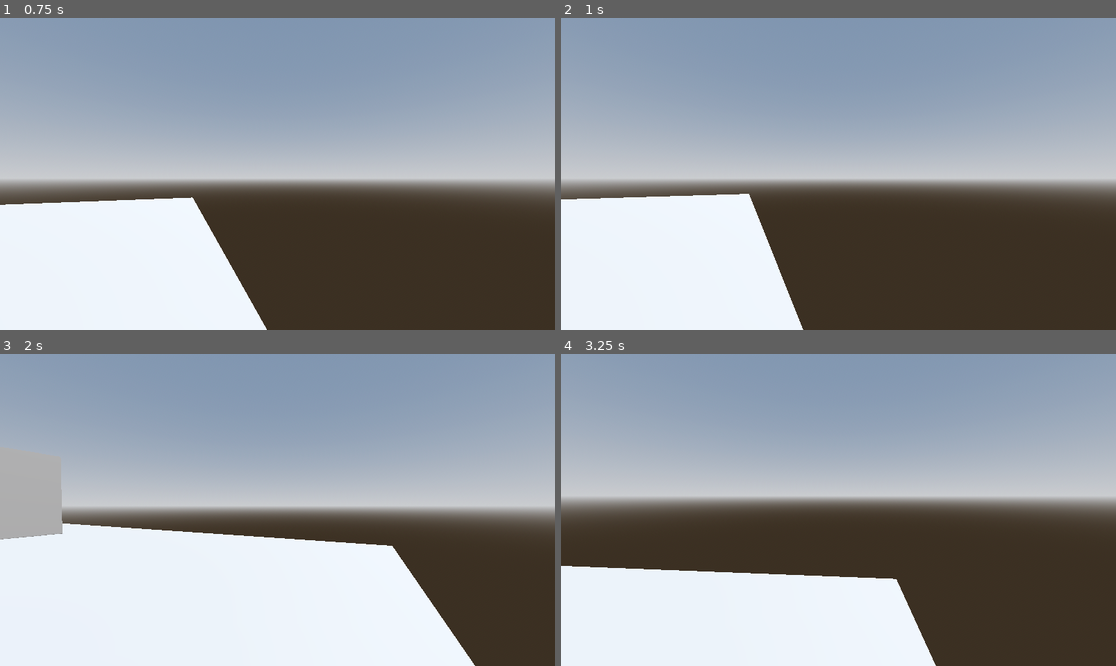
Above: before the commit, frames 1-4 (two rows, left to right).
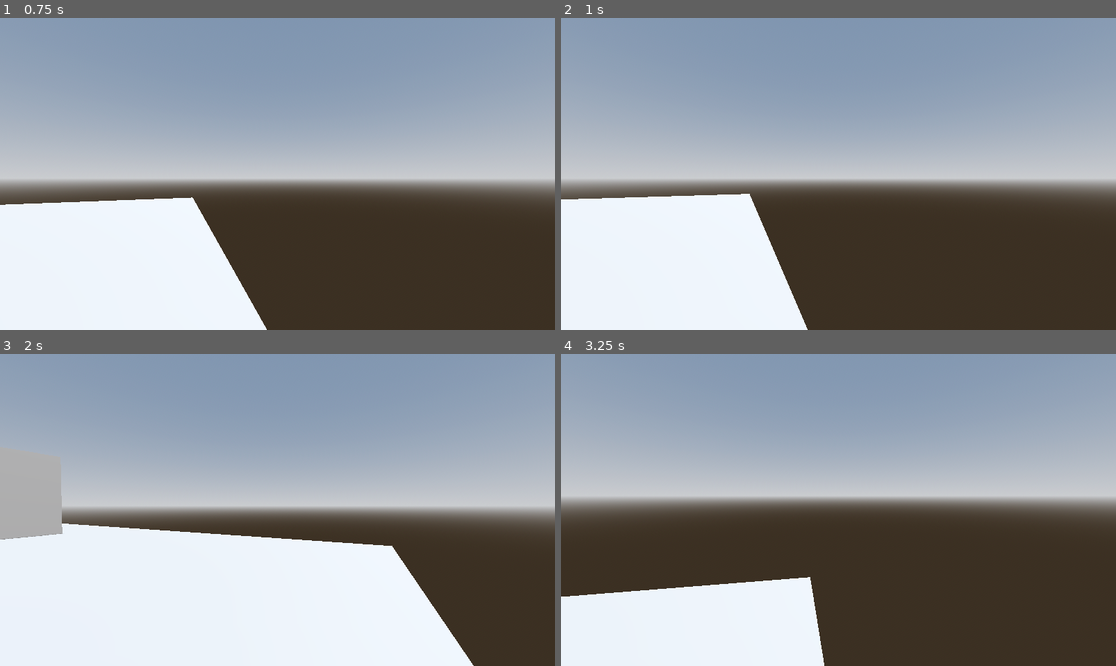
Above: after the commit, the same moments.

Repository: Daniel-Geo/medieval-adventure
Game: Godot game, scene res://scenes/main.tscn
The game is run twice, just before and just after one commit, with the same random seed, the same clock (stepped at 60 frames per second) and the same inputs.
Inputs (mouse positions are in pixels of both pictures, inside the frame that each line leads up to):
- Up to frame 1 (0.75 s): tap Enter (ui_accept) at 0.5 s; move the mouse to (305, 174) at 0.52 s; hold W (forward) from 0.53 s (still down); hold Q (crouch) from 0.53 s (still down)
- Up to frame 2 (1 s): keep holding W (forward); keep holding Q (crouch); tap Enter (ui_accept) at 0.77 s; tap Shift (sprint) at 0.8 s
- Up to frame 3 (2 s): keep holding W (forward); tap Enter (ui_accept) at 1.07, 1.52, 1.82 s; move the mouse to (249, 510) at 1.27 s; release Q (crouch) at 1.28 s; tap Shift (sprint) at 1.35 s; tap Alt (free_look, bound only after the commit) at 1.55 s
- Up to frame 4 (3.25 s): keep holding W (forward); move the mouse to (849, 503) at 2.02 s; hold Alt (free_look, bound only after the commit) 2.03-2.78 s; tap Enter (ui_accept) at 2.3, 2.85, 3.02 s; move the mouse to (832, 516) at 2.77 s; tap Q (crouch) at 3.05 s

Frame 1 is identical in both runs. In frame 2, 0.2% of the frame differs, in the area x 2-45%, y 56-100%; in frame 3, 0.1%; in frame 4, 7.4%, in the area x 0-68%, y 67-100%.

Commit message:
Add free-look, sliding and head-bobbing to player
Adds a free-look input mapping and implements sliding plus head-bobbing features. Restructures player scene nodes (adds Neck and Eyes, re-parents Camera3D). Revamps scripts/player.gd with new state flags (free_looking, sliding, walking, sprinting, crouching), slide timing/speed, camera tilt during free-look/slide, head-bobbing variables/logic, and refined movement/crouch handling. Changes are scoped to the player movement/camera behavior.

Diff:
--- a/project.godot
+++ b/project.godot
@@ -58,6 +58,11 @@
 "events": [Object(InputEventKey,"resource_local_to_scene":false,"resource_name":"","device":-1,"window_id":0,"alt_press …(192 unchanged characters)…
 ]
 }
+free_look={
+"deadzone": 0.2,
+"events": [Object(InputEventKey,"resource_local_to_scene":false,"resource_name":"","device":-1,"window_id":0,"alt_pressed":false,"shift_pressed":false,"ctrl_pressed":false,"meta_pressed":false,"pressed":false,"keycode":0,"physical_keycode":4194328,"key_label":0,"unicode":0,"location":0,"echo":false,"script":null)
+]
+}
 
 [physics]
 
--- a/scenes/player.tscn
+++ b/scenes/player.tscn
@@ -14,7 +14,11 @@
 transform = Transform3D(1, 0, 0, 0, 1, 0, 0, 0, 1, 0, -1, 0)
 target_position = Vector3(0, 2, 0)
 
-[node name="Head" type="Node3D" parent="." unique_id=1377671721]
+[node name="Neck" type="Node3D" parent="." unique_id=532294666]
 transform = Transform3D(1, 0, 0, 0, 1, 0, 0, 0, 1, 0, 0.75, 0)
 
-[node name="Camera3D" type="Camera3D" parent="Head" unique_id=898600905]
+[node name="Head" type="Node3D" parent="Neck" unique_id=1377671721]
+
+[node name="Eyes" type="Node3D" parent="Neck/Head" unique_id=1278435500]
+
+[node name="Camera3D" type="Camera3D" parent="Neck/Head/Eyes" unique_id=898600905]
--- a/scripts/player.gd
+++ b/scripts/player.gd
@@ -1,14 +1,4 @@
 extends CharacterBody3D
-
-# Player node refrences
-@onready var head: Node3D = $Head
-@onready var collision_shape_3d: CollisionShape3D = $CollisionShape3D
-@onready var ray_cast_3d: RayCast3D = $RayCast3D
-
-# Player nodes movement state properties
-@onready var head_position_y: float = head.position.y
-@onready var collision_shape_3d_height: float = (collision_shape_3d.shape as CapsuleShape3D).height
-@onready var collision_shape_3d_position_y: float = collision_shape_3d.position.y
 
 # Speed variables
 @export var walking_speed := 5.0
@@ -19,12 +9,51 @@
 @export var lerp_speed := 10.0
 @export var crouching_depth := 0.5
 @export var jump_velocity := 4.5
+@export var free_look_tilt_amount := 5.0
 @export var mouse_sensitivity := 0.4
+
+# Slide variables
+@export var slide_speed := 10.0
+@export var slide_timer_max := 1.0
+var slide_timer := 0.0
+var slide_vector := Vector2.ZERO
+
+# Head bobbing variables
+@export var head_bobbing_sprinting_speed := 22.0
+@export var head_bobbing_walking_speed := 14.0
+@export var head_bobbing_crouching_speed := 10.0
+
+@export var head_bobbing_sprinting_intensity := 0.2
+@export var head_bobbing_walking_intensity := 0.1
+@export var head_bobbing_crouching_intensity := 0.05
+
+var head_bobbing_current_intensity := 0.0
+var head_bobbing_vector := Vector2.ZERO
+var head_bobbing_index := 0.0
 
 # Input variables
 var current_speed: float
-var direction: Vector3 = Vector3.ZERO
+var input_dir: Vector2
+var direction := Vector3.ZERO
 
+# States
+var walking := false
+var sprinting := false
+var crouching := false
+var free_looking := false
+var sliding := false
+
+# Player node refrences
+@onready var neck: Node3D = $Neck
+@onready var head: Node3D = $Neck/Head
+@onready var eyes: Node3D = $Neck/Head/Eyes
+@onready var camera_3d: Camera3D = $Neck/Head/Eyes/Camera3D
+@onready var collision_shape_3d: CollisionShape3D = $CollisionShape3D
+@onready var ray_cast_3d: RayCast3D = $RayCast3D
+
+# Player nodes movement state properties
+@onready var collision_shape_3d_height: float = (collision_shape_3d.shape as CapsuleShape3D).height
+@onready var collision_shape_3d_position_y: float = collision_shape_3d.position.y
 
 func _ready():
 	# Lock mouse position and hide the cursor
@@ -34,12 +63,19 @@
 func _input(event: InputEvent) -> void:
 	# Capture mouse motion and rotate the player and its head based on it
 	if event is InputEventMouseMotion:
-		rotate_y(deg_to_rad(-event.relative.x) * mouse_sensitivity)
+		if free_looking:
+			neck.rotate_y(deg_to_rad(-event.relative.x) * mouse_sensitivity)
+			neck.rotation.y = clamp(neck.rotation.y, deg_to_rad(-120), deg_to_rad(120))
+		else:
+			rotate_y(deg_to_rad(-event.relative.x) * mouse_sensitivity)
 		head.rotate_x(deg_to_rad(-event.relative.y) * mouse_sensitivity)
 		head.rotation.x = clamp(head.rotation.x, deg_to_rad(-89), deg_to_rad(89))
 
 
 func _physics_process(delta: float) -> void:
+	# Get the input direction
+	input_dir = Input.get_vector("left", "right", "forward", "backward")
+
 	handle_movement_state(delta)
 
 	# Add the gravity.
@@ -49,13 +85,24 @@
 	# Handle jump.
 	if Input.is_action_just_pressed("ui_accept") and is_on_floor():
 		velocity.y = jump_velocity
+		sliding = false
 
-	# Get the input direction and handle the movement/deceleration.
-	var input_dir := Input.get_vector("left", "right", "forward", "backward")
+	# Handle the movement direction.
 	direction = lerp(direction, (transform.basis * Vector3(input_dir.x, 0, input_dir.y)).normalized(), delta * lerp_speed)
+
+	# Handle the movement direction while sliding
+	if sliding:
+		direction = (transform.basis * Vector3(input_dir.x, 0, input_dir.y)).normalized()
+
+	# Handle the movement
 	if direction:
 		velocity.x = direction.x * current_speed
 		velocity.z = direction.z * current_speed
+
+		# Handle the movement while sliding
+		if sliding:
+			velocity.x = direction.x * slide_speed * slide_timer
+			velocity.z = direction.z * slide_speed * slide_timer
 	else:
 		velocity.x = move_toward(velocity.x, 0, current_speed)
 		velocity.z = move_toward(velocity.z, 0, current_speed)
@@ -63,19 +110,88 @@
 	move_and_slide()
 
 
-## Handles crouch/stand/sprint states along with the capsule dimentions accordingly
+## Handles crouch/stand/sprint states and other substates along with the capsule dimentions accordingly
 func handle_movement_state(delta: float) -> void:
 	# Crouching
-	if Input.is_action_pressed("crouch"):
+	if Input.is_action_pressed("crouch") or sliding:
 		current_speed = crouch_speed
-		head.position.y = lerp(head.position.y, head_position_y - crouching_depth, delta * lerp_speed)
+		head.position.y = lerp(head.position.y, -crouching_depth, delta * lerp_speed)
 		collision_shape_3d.shape.height = collision_shape_3d_height - crouching_depth
 
+		# Sliding
+		if sprinting and input_dir != Vector2.ZERO:
+			sliding = true
+			slide_timer = slide_timer_max
+			slide_vector = input_dir
+			free_looking = true
+
+		walking = false
+		sprinting = false
+		crouching = true
+
 	# Standing if not colliding
-	elif !ray_cast_3d.is_colliding():
-		head.position.y = lerp(head.position.y, head_position_y, delta * lerp_speed)
+	elif not ray_cast_3d.is_colliding():
+		head.position.y = lerp(head.position.y, 0.0, delta * lerp_speed)
 		collision_shape_3d.position.y = collision_shape_3d_position_y
 		collision_shape_3d.shape.height = collision_shape_3d_height
 
 		# Sprinting
-		current_speed = sprint_speed if Input.is_action_pressed("sprint") else walking_speed
+		if Input.is_action_pressed("sprint"):
+			current_speed = sprint_speed
+
+			walking = false
+			sprinting = true
+			crouching = false
+
+		# Walking
+		else:
+			current_speed = walking_speed
+
+			walking = true
+			sprinting = false
+			crouching = false
+
+	# Handle free locking
+	if Input.is_action_pressed("free_look") or sliding:
+		free_looking = true
+
+		# Handle sliding camera tilt
+		if sliding:
+			camera_3d.rotation.z = lerp(camera_3d.rotation.z, -deg_to_rad(7.0), delta * lerp_speed)
+		else:
+			camera_3d.rotation.z = -deg_to_rad(neck.rotation.y) * free_look_tilt_amount
+
+	else:
+		free_looking = false
+		neck.rotation.y = lerp(neck.rotation.y, 0.0, delta * lerp_speed)
+		camera_3d.rotation.z = lerp(camera_3d.rotation.z, 0.0, delta * lerp_speed)
+
+	# Handle sliding
+	if sliding:
+		slide_timer -= delta
+		if slide_timer <= 0.0:
+			sliding = false
+			free_looking = false
+
+	# Head bobbing
+	if sprinting:
+		head_bobbing_current_intensity = head_bobbing_sprinting_intensity
+		head_bobbing_index += head_bobbing_sprinting_speed * delta
+	elif walking:
+		head_bobbing_current_intensity = head_bobbing_walking_intensity
+		head_bobbing_index += head_bobbing_walking_speed * delta
+	elif crouching:
+		head_bobbing_current_intensity = head_bobbing_crouching_intensity
+		head_bobbing_index += head_bobbing_crouching_speed * delta
+
+	# Handle head bobbing
+	if is_on_floor() and not sliding and input_dir != Vector2.ZERO:
+		head_bobbing_vector.x = sin(head_bobbing_index)
+		head_bobbing_vector.y = sin(head_bobbing_index/2) + 0.5
+
+		eyes.position.x = lerp(eyes.position.x, head_bobbing_vector.x * head_bobbing_current_intensity, delta * lerp_speed)
+		eyes.position.y = lerp(eyes.position.y, head_bobbing_vector.y * (head_bobbing_current_intensity / 2.0), delta * lerp_speed)
+
+	else:
+		eyes.position.x = lerp(eyes.position.x, 0.0, delta * lerp_speed)
+		eyes.position.y = lerp(eyes.position.y, 0.0, delta * lerp_speed)
